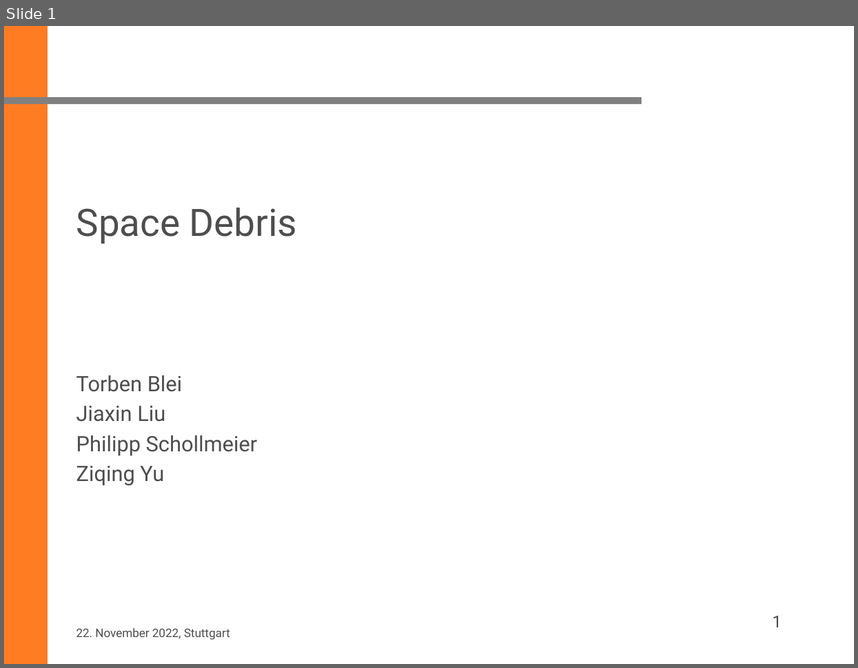
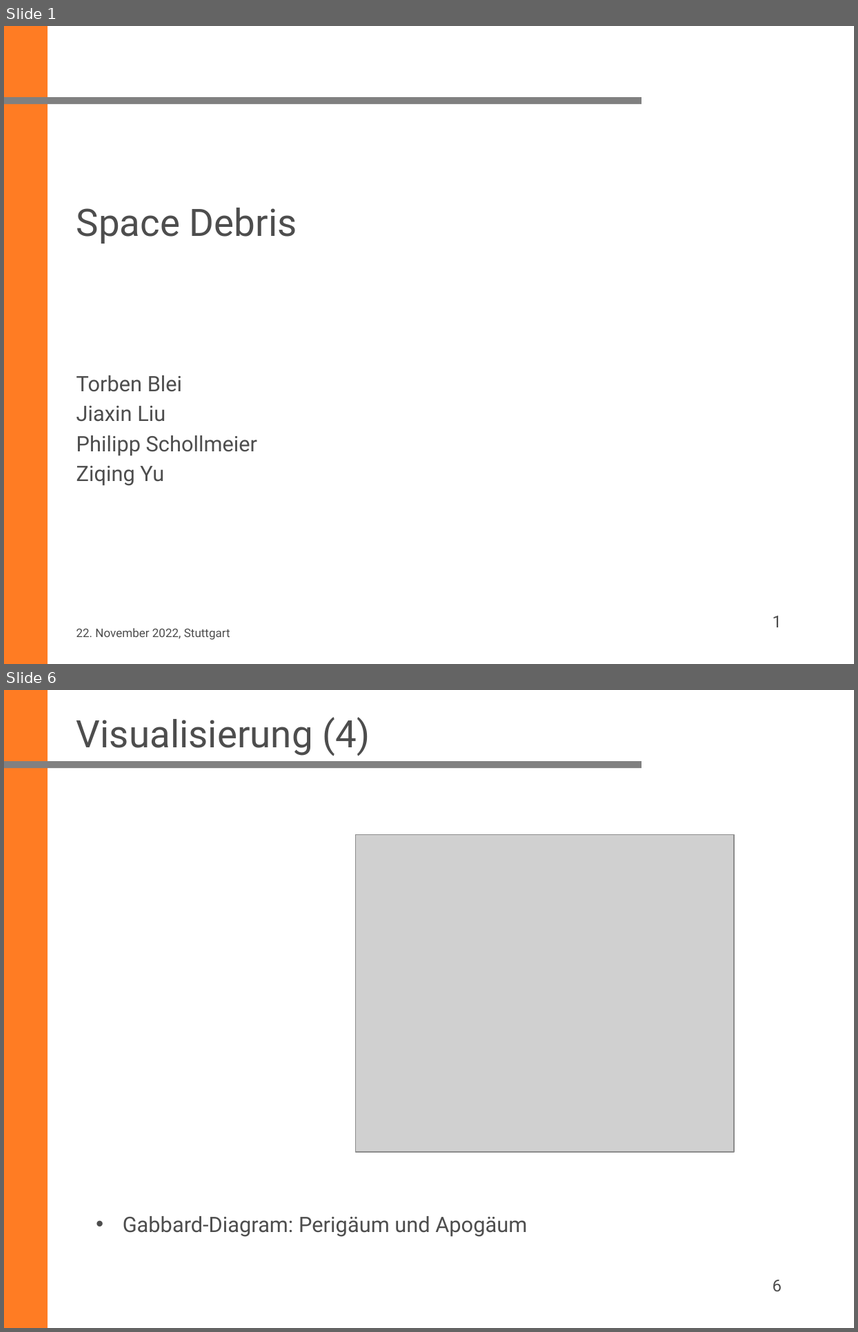
Before and after one commit to ziqing97/Seminar-Aktuelle-Geodaetische-Satelliten-missionen, a slide deck: Project_Space_Debris/vortrag/20221219_Liu.pptx. Shown one above the other, each under a label of ours: slide 1 before the commit, slides 1 and 6 after it; the slides between them are not shown. The pictures are 858x668 and 858x1332 pixels, drawn with LibreOffice and Linux fonts; fonts in the diff are those of the drawing; grey boxes stand for pictures; background and template pictures are left out. Boxes give left, top, right and bottom in pixels: in the first picture for what was removed or moved away, otherwise in the second. Text is boxed around its words. In the diff, an @@ line names an element or a change of style, - is before the commit and + after.

```diff
--- a/Project_Space_Debris/vortrag/20221219_Liu.pptx
+++ b/Project_Space_Debris/vortrag/20221219_Liu.pptx
@@ slide 6 added at (x1=4, y1=690, x2=854, y2=1328), background #FFFFFF; not listed: 2 template elements that a slide beside it also shows @@
@@ title added at (x1=76, y1=717, x2=370, y2=756), 32 pt, text #4D4D4D @@
+Visualisierung (4)
@@ picture added at (x1=355, y1=834, x2=733, y2=1152) @@
@@ text added at (x1=123, y1=1216, x2=527, y2=1236), 18 pt, text #4D4D4D @@
+• Gabbard-Diagram: Perigäum und Apogäum
@@ page number added at (x1=773, y1=1279, x2=782, y2=1291), 14 pt, text #4D4D4D @@
+6
```
Also in this commit, not shown: 5 other slides added.
